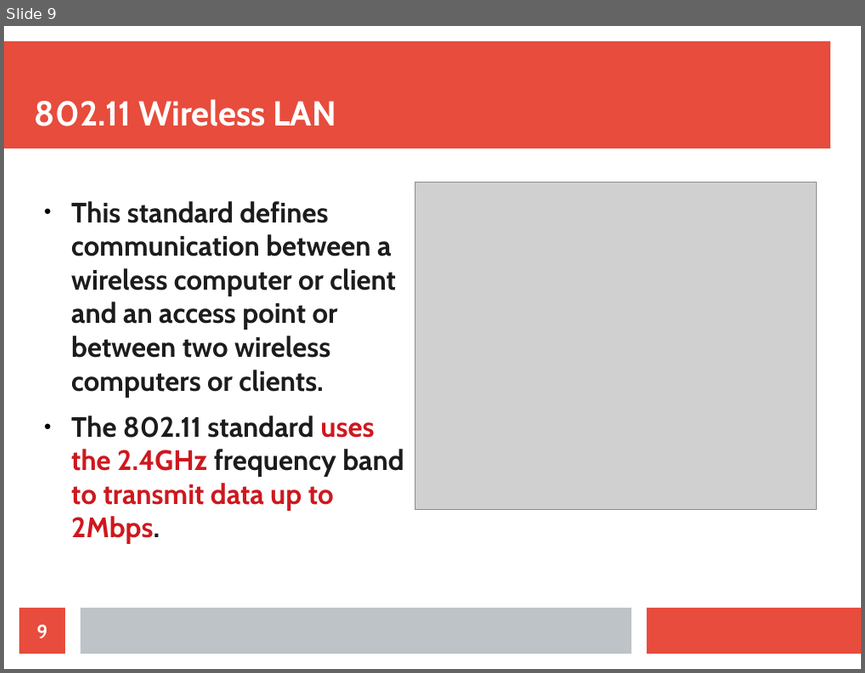
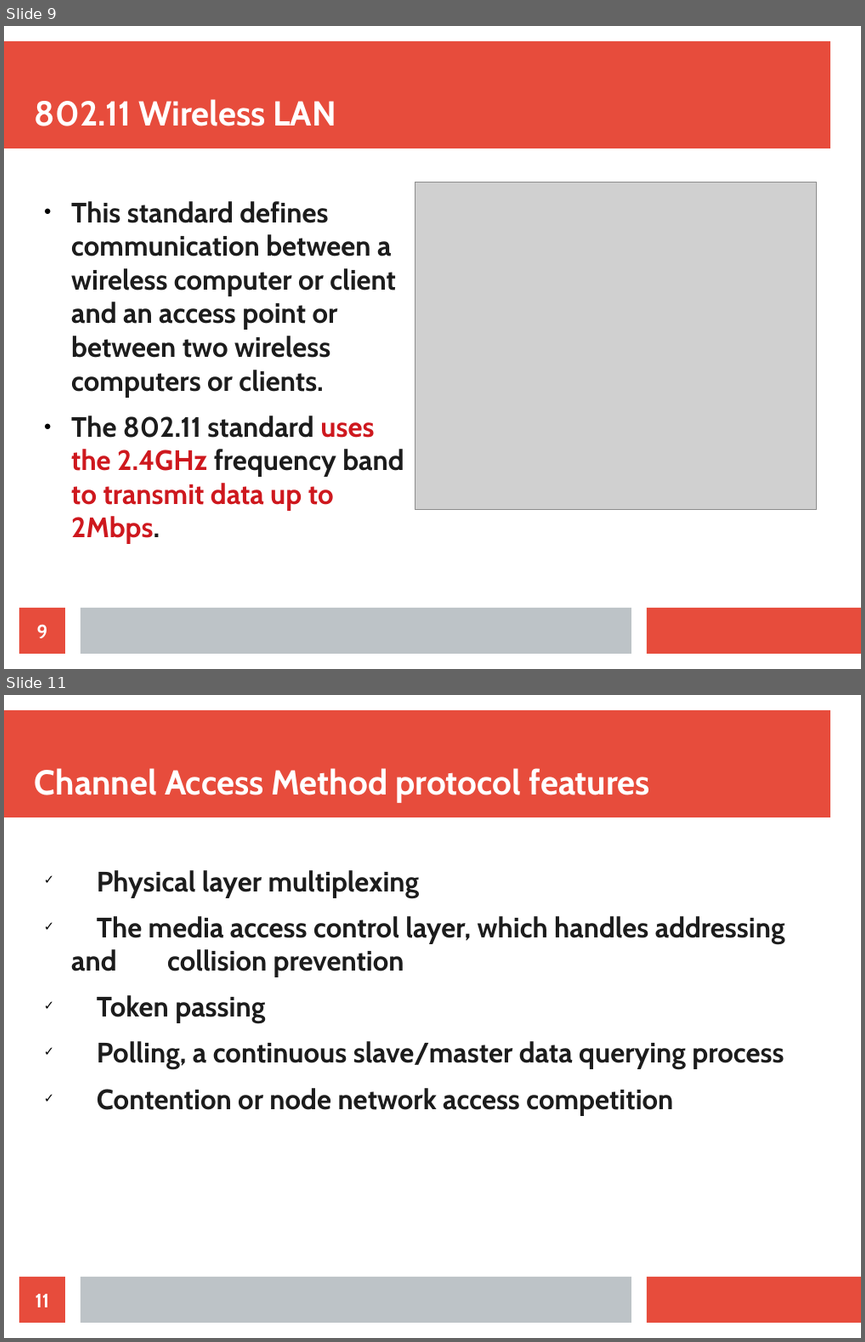
Before and after one commit to sunil11101/CN_Presentation_Section_C, a slide deck: CN PRESENTATION.odp. Shown one above the other, each under a label of ours: slide 9 before the commit, slides 9 and 11 after it; the slides between them are not shown. The pictures are 865x673 and 865x1342 pixels, drawn with LibreOffice and Linux fonts; fonts in the diff are those of the drawing; grey boxes stand for pictures. Boxes give left, top, right and bottom in pixels: in the first picture for what was removed or moved away, otherwise in the second. Text is boxed around its words. In the diff, an @@ line names an element or a change of style, - is before the commit and + after.

```diff
--- a/CN PRESENTATION.odp
+++ b/CN PRESENTATION.odp
@@ slide 11 added at (x1=4, y1=695, x2=861, y2=1338), background #FFFFFF; not listed: 3 template elements that a slide beside it also shows @@
@@ title added at (x1=35, y1=768, x2=650, y2=803), 32 pt, text #FFFFFF, bold @@
+Channel Access Method protocol features
@@ text added at (x1=71, y1=870, x2=785, y2=1115), 26 pt, text #1C1C1C, bold @@
+✓ Physical layer multiplexing
+✓ The media access control layer, which handles addressing and collision prevention
+✓ Token passing
+✓ Polling, a continuous slave/master data querying process
+✓ Contention or node network access competition
@@ page number added at (x1=19, y1=1276, x2=65, y2=1322), fill #E74C3C, 18 pt, text #FFFFFF, bold @@
+11
```
Also in this commit, not shown: 2 other slides added, 1 other file.
